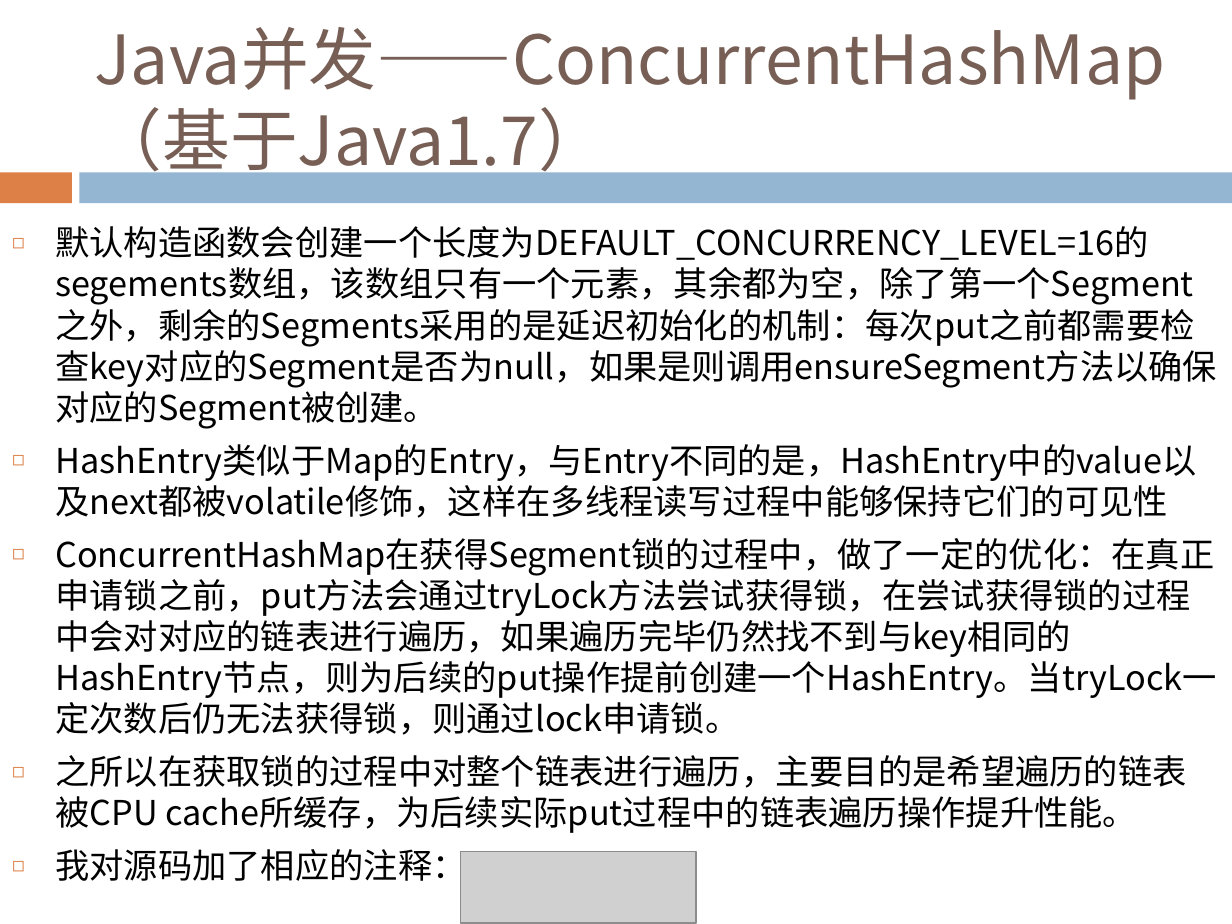
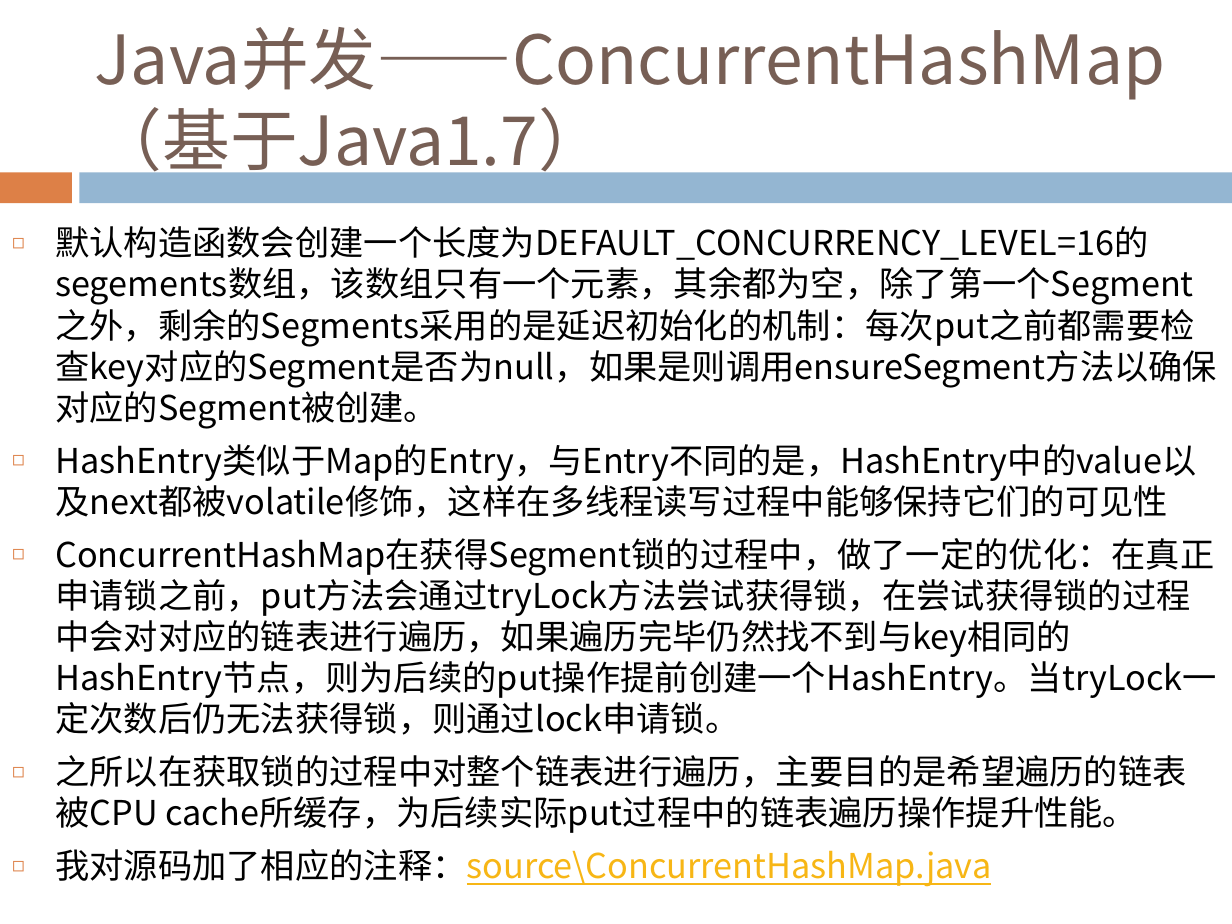
Before and after one commit to Costriod/study, a slide deck: slide 97 of Java基础.pptx. Drawn at 1232x924 pixels with LibreOffice and Linux fonts; fonts in the diff are those of the drawing; grey boxes stand for pictures. Boxes give left, top, right and bottom in pixels: in the first picture for what was removed or moved away, otherwise in the second. Text is boxed around its words. In the diff, an @@ line names an element or a change of style, - is before the commit and + after.

```diff
--- a/Java基础.pptx
+++ b/Java基础.pptx
@@ text at (55,849,991,887): text changed; text colour #000000 to #F7B615 @@
-◻ 我对源码加了相应的注释：
+◻ 我对源码加了相应的注释：source\ConcurrentHashMap.java
@@ picture removed at (461,851,696,923) @@
```
Also in this commit, not shown: 7 other slides changed, 8 other files.
